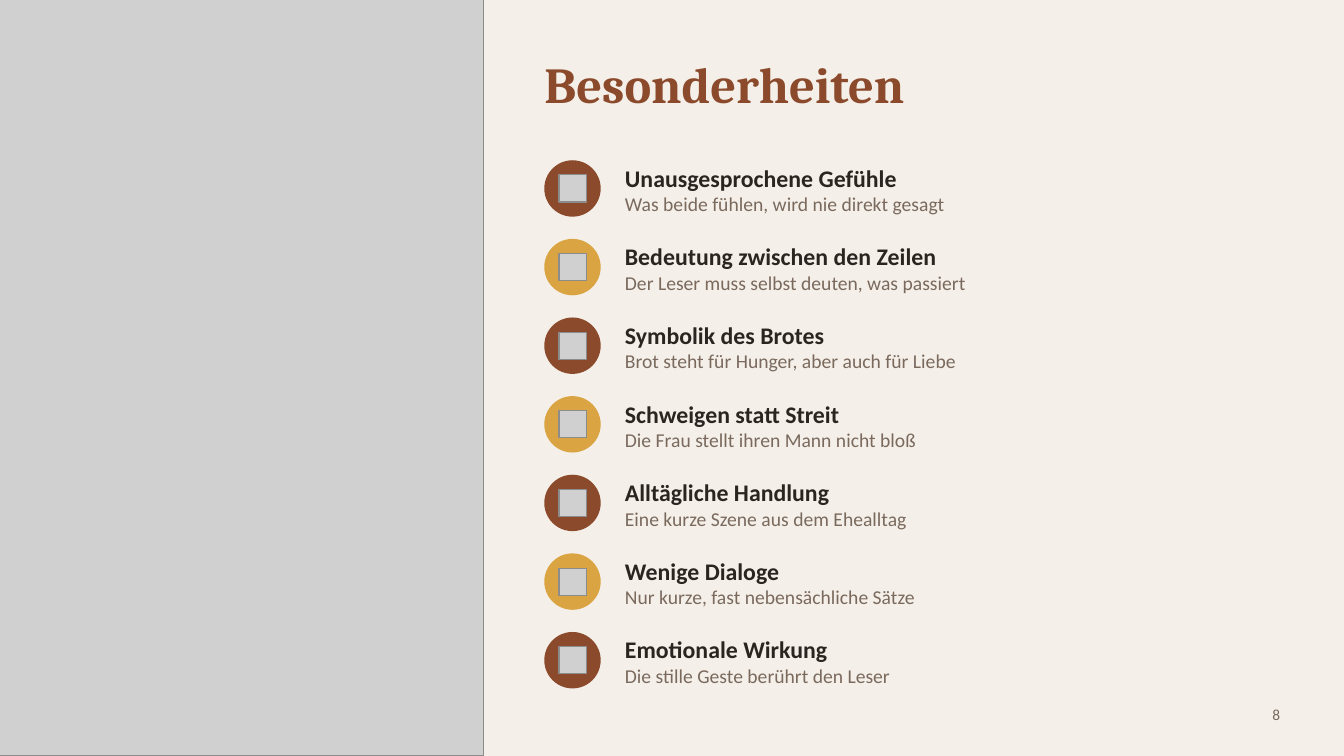
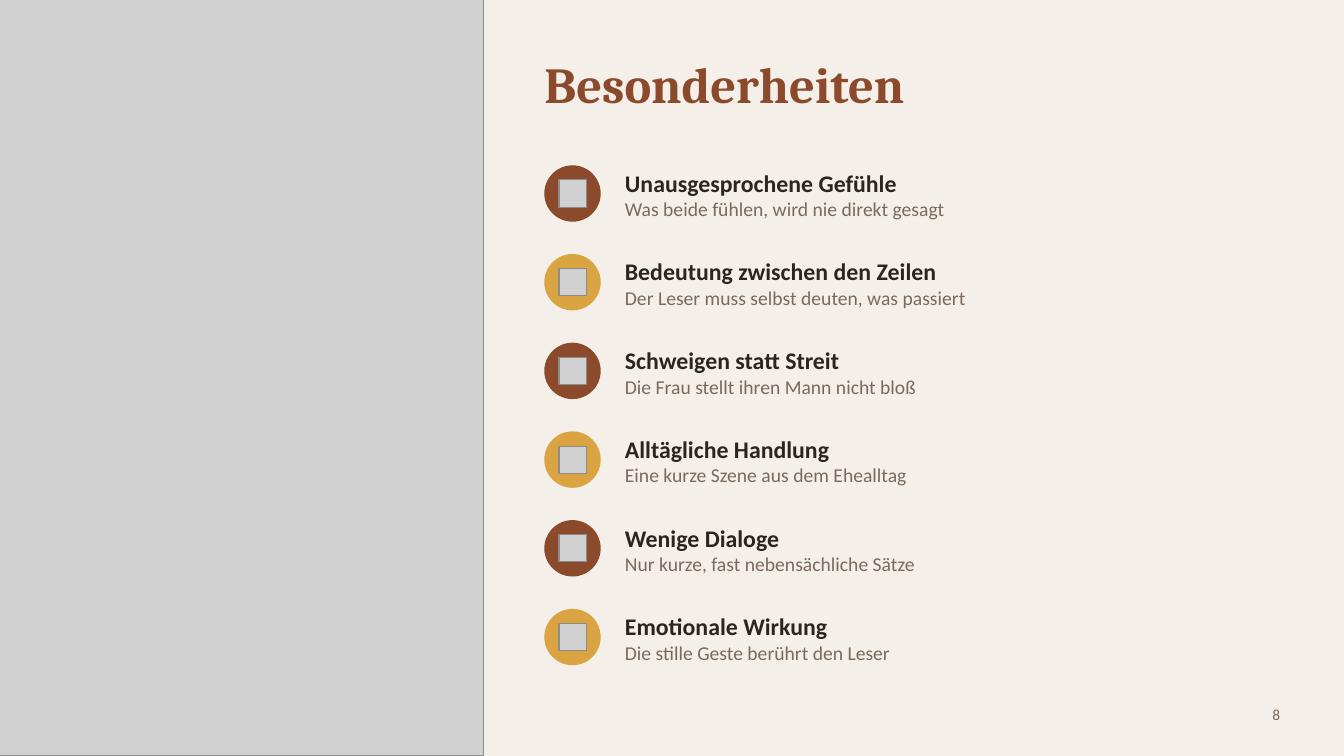
Before and after one commit to Handstand9626/YouTube-Shorts, a slide deck: slide 8 of Das-Brot-verbessert.pptx. Drawn at 1344x756 pixels with LibreOffice and Linux fonts; fonts in the diff are those of the drawing; grey boxes stand for pictures. Boxes give left, top, right and bottom in pixels: in the first picture for what was removed or moved away, otherwise in the second. Text is boxed around its words. In the diff, an @@ line names an element or a change of style, - is before the commit and + after.

```diff
--- a/Das-Brot-verbessert.pptx
+++ b/Das-Brot-verbessert.pptx
@@ 1 picture, 1 text, 1 ellipse: place and size @@
-1 picture, 1 text, 1 ellipse at (544, 160, 944, 217)
+1 picture, 1 text, 1 ellipse at (544, 165, 944, 222)
@@ 1 picture, 1 text, 1 ellipse: place and size @@
-1 picture, 1 text, 1 ellipse at (544, 239, 966, 295)
+1 picture, 1 text, 1 ellipse at (544, 254, 966, 311)
@@ text removed at (625, 327, 956, 372) @@
-Symbolik des Brotes
-Brot steht für Hunger, aber auch für Liebe
@@ ellipse: place and size @@
-ellipse at (544, 318, 601, 374)
+ellipse at (544, 343, 601, 399)
@@ picture: place and size @@
-picture at (560, 411, 587, 439)
+picture at (560, 358, 587, 385)
@@ picture removed at (560, 333, 587, 360) @@
@@ text "Schweigen statt Streit": place and size @@
-text "Schweigen statt Streit" at (625, 406, 915, 447)
+text "Schweigen statt Streit" at (625, 352, 915, 394)
@@ ellipse: place and size @@
-ellipse at (544, 396, 601, 453)
+ellipse at (544, 432, 601, 488)
@@ picture: place and size @@
-picture at (560, 490, 587, 517)
+picture at (560, 447, 587, 474)
@@ text "Alltägliche Handlung": place and size @@
-text "Alltägliche Handlung" at (625, 484, 906, 530)
+text "Alltägliche Handlung" at (625, 441, 906, 486)
@@ ellipse: place and size @@
-ellipse at (544, 475, 601, 531)
+ellipse at (544, 520, 601, 577)
@@ picture: place and size @@
-picture at (560, 569, 587, 596)
+picture at (560, 535, 587, 563)
@@ text "Wenige Dialoge": place and size @@
-text "Wenige Dialoge" at (625, 563, 915, 606)
+text "Wenige Dialoge" at (625, 530, 915, 573)
@@ ellipse: place and size @@
-ellipse at (544, 554, 601, 610)
+ellipse at (544, 609, 601, 665)
@@ picture: place and size @@
-picture at (560, 647, 587, 675)
+picture at (560, 624, 587, 651)
@@ text "Emotionale Wirkung": place and size @@
-text "Emotionale Wirkung" at (625, 641, 890, 683)
+text "Emotionale Wirkung" at (625, 618, 890, 660)
@@ ellipse removed at (544, 632, 601, 689) @@
```
